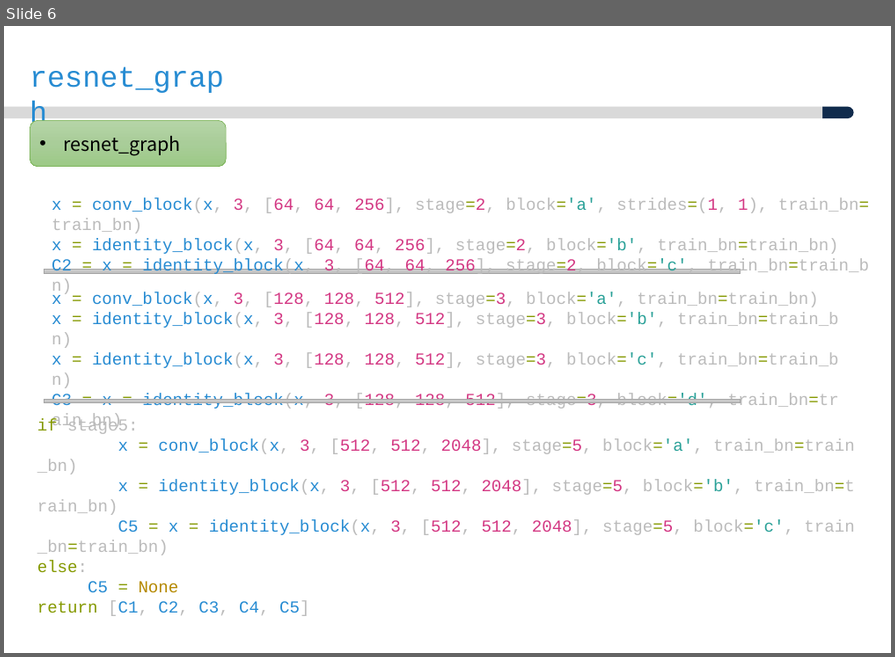
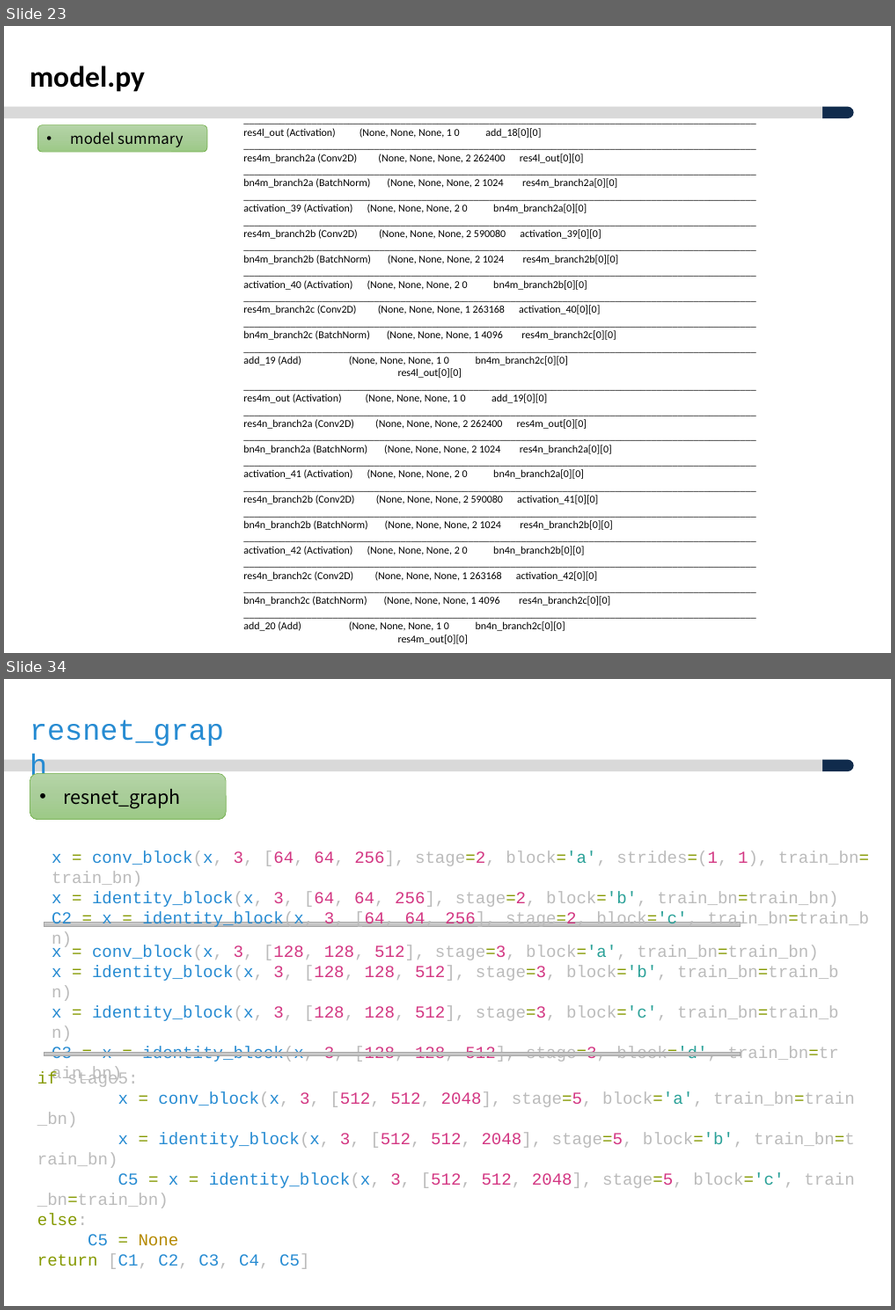
Before and after one commit to ksyoon70/Mask-RCNN-TF2, a slide deck: Masked-RCNN_분석_V1.0.pptx. Shown one above the other, each under a label of ours: slide 6 before the commit, slides 23 and 34 after it; the slides between them are not shown. The pictures are 895x657 and 895x1310 pixels, drawn with LibreOffice and Linux fonts; fonts in the diff are those of the drawing; background and template pictures are left out. Boxes give left, top, right and bottom in pixels: in the first picture for what was removed or moved away, otherwise in the second. Text is boxed around its words. In the diff, an @@ line names an element or a change of style, - is before the commit and + after.

```diff
--- a/Masked-RCNN_분석_V1.0.pptx
+++ b/Masked-RCNN_분석_V1.0.pptx
@@ slide 23 added at <box>4,26,891,653</box>, background #FFFFFF; not listed: 2 template elements that a slide beside it also shows @@
@@ text added at <box>30,66,145,92</box>, 28 pt, text #000000, bold @@
+model.py
@@ rounded rectangle added at <box>38,125,208,152</box>, fill gradient #B5D5A7 to #AACE9A to #9CC987, outline #70AD47 0.5 pt, 14 pt, text #000000 @@
+• model summary
@@ text added at <box>243,128,619,645</box>, 10 pt, text #000000 @@
+__________________________________________________________________________________________________
+res4l_out (Activation) (None, None, None, 1 0 add_18[0][0]
+__________________________________________________________________________________________________
+res4m_branch2a (Conv2D) (None, None, None, 2 262400 res4l_out[0][0]
+__________________________________________________________________________________________________
+bn4m_branch2a (BatchNorm) (None, None, None, 2 1024 res4m_branch2a[0][0]
+__________________________________________________________________________________________________
+activation_39 (Activation) (None, None, None, 2 0 bn4m_branch2a[0][0]
+__________________________________________________________________________________________________
+res4m_branch2b (Conv2D) (None, None, None, 2 590080 activation_39[0][0]
+__________________________________________________________________________________________________
+bn4m_branch2b (BatchNorm) (None, None, None, 2 1024 res4m_branch2b[0][0]
+__________________________________________________________________________________________________
+activation_40 (Activation) (None, None, None, 2 0 bn4m_branch2b[0][0]
+__________________________________________________________________________________________________
+res4m_branch2c (Conv2D) (None, None, None, 1 263168 activation_40[0][0]
+__________________________________________________________________________________________________
+bn4m_branch2c (BatchNorm) (None, None, None, 1 4096 res4m_branch2c[0][0]
+__________________________________________________________________________________________________
+add_19 (Add) (None, None, None, 1 0 bn4m_branch2c[0][0]
+res4l_out[0][0]
+__________________________________________________________________________________________________
+res4m_out (Activation) (None, None, None, 1 0 add_19[0][0]
+__________________________________________________________________________________________________
+res4n_branch2a (Conv2D) (None, None, None, 2 262400 res4m_out[0][0]
+__________________________________________________________________________________________________
+bn4n_branch2a (BatchNorm) (None, None, None, 2 1024 res4n_branch2a[0][0]
+__________________________________________________________________________________________________
+activation_41 (Activation) (None, None, None, 2 0 bn4n_branch2a[0][0]
+__________________________________________________________________________________________________
+res4n_branch2b (Conv2D) (None, None, None, 2 590080 activation_41[0][0]
+__________________________________________________________________________________________________
+bn4n_branch2b (BatchNorm) (None, None, None, 2 1024 res4n_branch2b[0][0]
+__________________________________________________________________________________________________
+activation_42 (Activation) (None, None, None, 2 0 bn4n_branch2b[0][0]
+__________________________________________________________________________________________________
+res4n_branch2c (Conv2D) (None, None, None, 1 263168 activation_42[0][0]
+__________________________________________________________________________________________________
+bn4n_branch2c (BatchNorm) (None, None, None, 1 4096 res4n_branch2c[0][0]
+__________________________________________________________________________________________________
+add_20 (Add) (None, None, None, 1 0 bn4n_branch2c[0][0]
+res4m_out[0][0]
@@ what was slide 6 is now slide 34 @@
```
Also in this commit, not shown: 2 slides changed, 28 other slides added.
